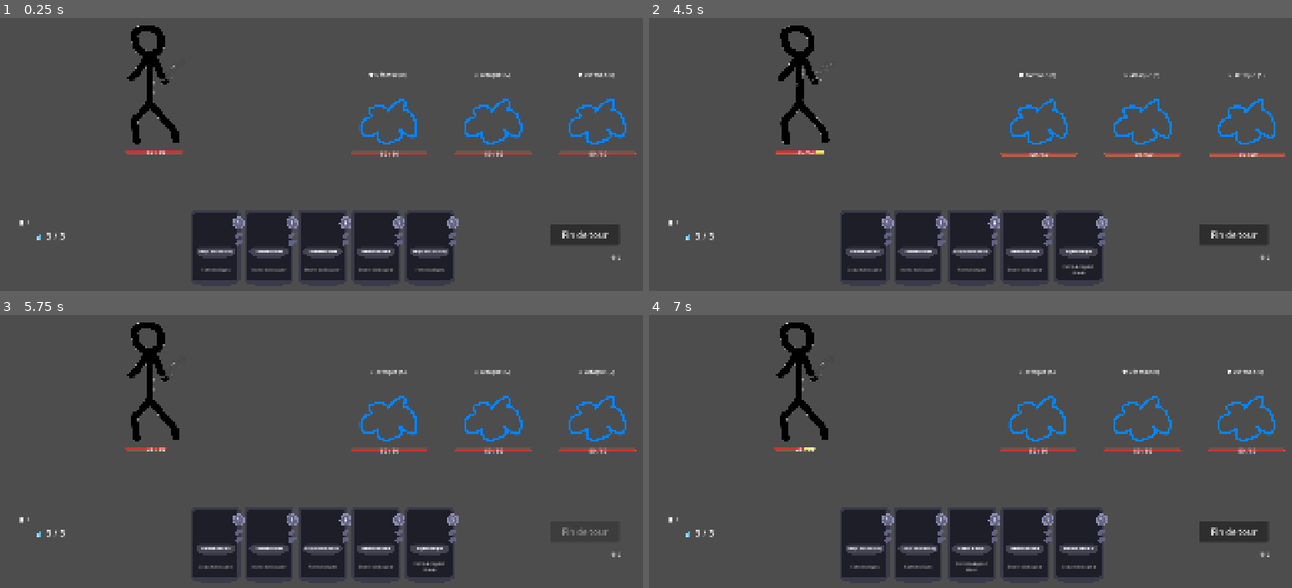
Above: before the commit, frames 1-4 (two rows, left to right).
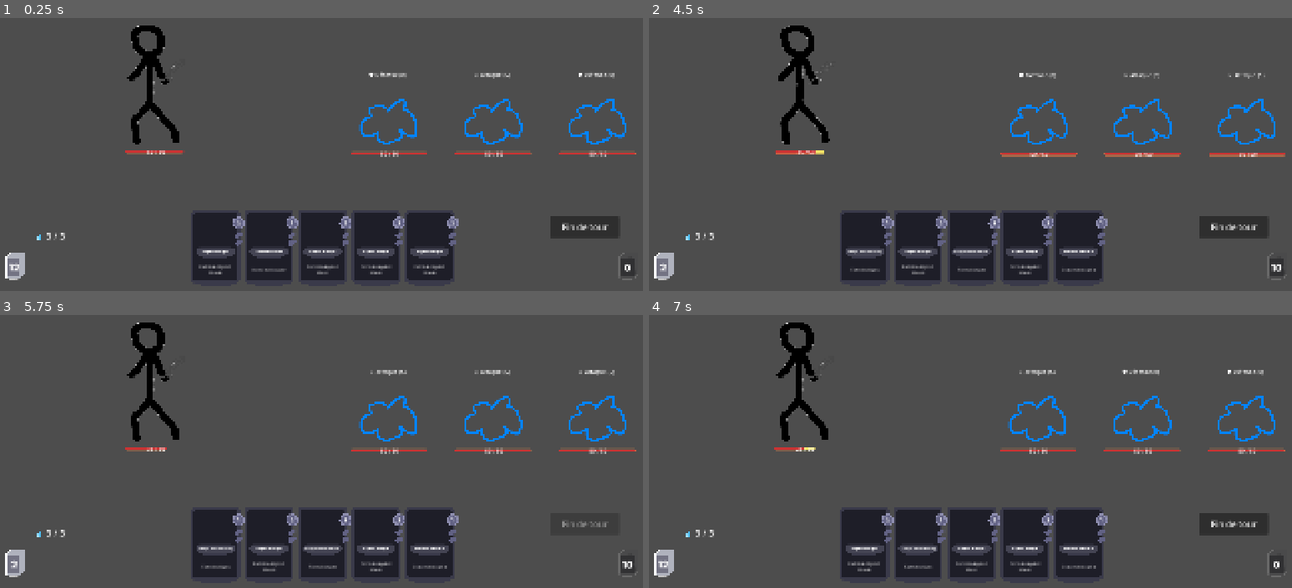
Above: after the commit, the same moments.

Repository: Elehos/jeu_de_bouboules
Game: Godot game, scene res://scenes/combat/combat.tscn
The game is run twice, just before and just after one commit, with the same random seed, the same clock (stepped at 60 frames per second) and the same inputs.
Inputs (mouse positions are in pixels of both pictures, inside the frame that each line leads up to):
- Up to frame 1 (0.25 s): no input
- Up to frame 2 (4.5 s): click "Fin de tour" at 0.5 s; tap Enter at 1.25 s; drag from (803, 78) to (1034, 121) at 1.27 s; drag from (1034, 121) to (803, 78) at 2.02 s; click "Fin de tour" at 2.75 s; move the mouse to (1144, 121) at 3.52 s; click (1144, 121) at 3.67 s; tap Space at 4.25 s; drag from (1246, 121) to (1034, 121) at 4.27 s
- Up to frame 3 (5.75 s): click "Fin de tour" at 5 s
- Up to frame 4 (7 s): tap Enter at 5.75 s; move the mouse to (1169, 465) at 5.77 s; click (1169, 465) at 5.92 s; drag from (771, 353) to (1246, 418) at 6.52 s

The runs differ from the first frame. In frame 1, 1.9% of the frame differs, in the area x 0-99%, y 72-97%; in frame 2, 1.8%; in frame 3, 1.2%; in frame 4, 1.6%.

Commit message:
draw discard icon

Diff:
--- a/project.godot
+++ b/project.godot
@@ -24,6 +24,7 @@
 
 window/size/viewport_width=1920
 window/size/viewport_height=1080
+window/size/mode=2
 window/stretch/mode="canvas_items"
 
 [input]
--- a/scenes/combat/combat.tscn
+++ b/scenes/combat/combat.tscn
@@ -17,6 +17,9 @@
 [ext_resource type="Resource" uid="uid://64tt2oeikj55" path="res://ressoucesCards/superAttackCard.tres" id="10_mrrmw"]
 [ext_resource type="PackedScene" uid="uid://cuugmemifju2l" path="res://scenes/ui/card_list_popup.tscn" id="13_mrrmw"]
 [ext_resource type="Script" uid="uid://bwvt5v7lpu8jv" path="res://script/combat/TargetingArrow.gd" id="14_h2sm1"]
+[ext_resource type="Texture2D" uid="uid://c0b8qfebathc5" path="res://assets/ui/deck.png" id="18_05d77"]
+[ext_resource type="FontFile" uid="uid://j26yeyw80ro7" path="res://assets/fonts/GeneralSans-Bold.otf" id="19_akrri"]
+[ext_resource type="Texture2D" uid="uid://c756ybjboc617" path="res://assets/ui/discard.png" id="20_j11kn"]
 
 [sub_resource type="StyleBoxFlat" id="StyleBoxFlat_mrrmw"]
 bg_color = Color(0.7266102, 0.5801185, 0.1586653, 1)
@@ -28,6 +31,7 @@
 script = ExtResource("1_4voa6")
 enemy_scene = ExtResource("2_gwckk")
 possible_encounters = Array[ExtResource("3_rgm65")]([ExtResource("3_j3cqa"), ExtResource("4_rgm65"), ExtResource("5_05d77")])
+metadata/_edit_horizontal_guides_ = [1022.0]
 
 [node name="WorldRoot" type="Node2D" parent="." unique_id=2091808715]
 
@@ -100,13 +104,13 @@
 grow_vertical = 0
 script = ExtResource("5_4a6i5")
 card_scene = ExtResource("8_gwckk")
-deck_data = Array[ExtResource("7_3dmww")]([ExtResource("6_ij …(110 unchanged characters)… ource("6_ijgaf"), ExtResource("9_gwckk")])
+deck_data = Array[ExtResource("7_3dmww")]([ExtResource("6_ij …(110 unchanged characters)… ource("6_ijgaf"), ExtResource("9_gwckk"), ExtResource("10_mrrmw"), ExtResource("10_mrrmw"), ExtResource("10_mrrmw"), ExtResource("10_mrrmw"), ExtResource("10_mrrmw"), ExtResource("10_mrrmw"), ExtResource("10_mrrmw"), ExtResource("10_mrrmw"), ExtResource("10_mrrmw"), ExtResource("6_ijgaf")])
 
 [node name="EndTurnButton" type="Button" parent="UI" unique_id=273793230]
 offset_left = 1614.0
-offset_top = 862.0
+offset_top = 840.0
 offset_right = 1814.0
-offset_bottom = 922.0
+offset_bottom = 900.0
 theme_override_font_sizes/font_size = 25
 text = "Fin de tour"
 
@@ -137,22 +141,60 @@
 offset_bottom = 50.0
 text = "Recommencer"
 
-[node name="DrawCountLabel" type="Label" parent="UI" unique_id=2085056507]
-offset_left = 85.0
-offset_top = 844.0
-offset_right = 172.0
-offset_bottom = 898.0
-mouse_filter = 0
-
-[node name="DiscardCountLabel" type="Label" parent="UI" unique_id=2023236194]
-offset_left = 1790.0
-offset_top = 945.0
-offset_right = 1874.0
-offset_bottom = 1011.0
-mouse_filter = 0
-
 [node name="CardListPopup" parent="UI" unique_id=577641462 instance=ExtResource("13_mrrmw")]
 metadata/_edit_lock_ = true
 
 [node name="TargetingArrow" type="Node2D" parent="UI" unique_id=1444779721]
 script = ExtResource("14_h2sm1")
+
+[node name="DrawPileIcon" type="Control" parent="UI" unique_id=1892586802]
+layout_mode = 3
+anchors_preset = 0
+offset_left = 47.0
+offset_top = 941.0
+offset_right = 128.0
+offset_bottom = 1034.0
+
+[node name="Icon" type="TextureRect" parent="UI/DrawPileIcon" unique_id=1820839960]
+layout_mode = 0
+offset_right = 244.0
+offset_bottom = 329.0
+scale = Vector2(0.24, 0.24)
+texture = ExtResource("18_05d77")
+
+[node name="DrawCountLabel" type="Label" parent="UI/DrawPileIcon" unique_id=2085056507]
+layout_mode = 0
+offset_left = 7.0
+offset_top = 17.0
+offset_right = 43.0
+offset_bottom = 71.0
+theme_override_fonts/font = ExtResource("19_akrri")
+theme_override_font_sizes/font_size = 30
+horizontal_alignment = 1
+vertical_alignment = 1
+
+[node name="DiscardPileIcon" type="Control" parent="UI" unique_id=484616843]
+layout_mode = 3
+anchors_preset = 0
+offset_left = 1812.0
+offset_top = 940.0
+offset_right = 1881.0
+offset_bottom = 1026.0
+
+[node name="Icon" type="TextureRect" parent="UI/DiscardPileIcon" unique_id=1549924640]
+layout_mode = 0
+offset_right = 244.0
+offset_bottom = 329.0
+scale = Vector2(0.245, 0.245)
+texture = ExtResource("20_j11kn")
+
+[node name="DiscardCountLabel" type="Label" parent="UI/DiscardPileIcon" unique_id=2023236194]
+layout_mode = 0
+offset_left = 5.0
+offset_top = 16.0
+offset_right = 45.0
+offset_bottom = 76.0
+theme_override_fonts/font = ExtResource("19_akrri")
+theme_override_font_sizes/font_size = 30
+horizontal_alignment = 1
+vertical_alignment = 1
--- a/script/combat/CombatManager.gd
+++ b/script/combat/CombatManager.gd
@@ -14,10 +14,12 @@
 @onready var end_screen: Panel = $UI/EndScreen
 @onready var end_label: Label = $UI/EndScreen/EndLabel
 @onready var restart_button: Button = $UI/EndScreen/RestartButton
-@onready var draw_count_label: Label = $UI/DrawCountLabel
-@onready var discard_count_label: Label = $UI/DiscardCountLabel
+@onready var draw_count_label: Label = $UI/DrawPileIcon/DrawCountLabel
+@onready var discard_count_label: Label = $UI/DiscardPileIcon/DiscardCountLabel
 @onready var world_root: Node2D = $WorldRoot
 @onready var card_list_popup: CardListPopup = $UI/CardListPopup
+@onready var draw_pile_icon: Control = $UI/DrawPileIcon
+@onready var discard_pile_icon: Control = $UI/DiscardPileIcon
 
 var combat_over: bool = false
 @onready var enemy_zone_center: Marker2D = $WorldRoot/EnemyZoneCenter
@@ -46,8 +48,8 @@
 	player.died.connect(_on_player_died)
 	restart_button.pressed.connect(_on_restart_pressed)
 	player.damage_taken.connect(_on_damage_taken)
-	draw_count_label.gui_input.connect(_on_draw_pile_input)
-	discard_count_label.gui_input.connect(_on_discard_pile_input)
+	draw_pile_icon.gui_input.connect(_on_draw_pile_input)
+	discard_pile_icon.gui_input.connect(_on_discard_pile_input)
 	start_turn(TurnState.PLAYER_TURN)
 
 
@@ -140,8 +142,8 @@
 	get_tree().reload_current_scene()
 
 func _on_deck_counts_changed(draw_count: int, discard_count: int) -> void:
-	draw_count_label.text = "🂠 " + str(draw_count)
-	discard_count_label.text = "🗑 " + str(discard_count)
+	draw_count_label.text = str(draw_count)
+	discard_count_label.text = str(discard_count)
 
 func _on_damage_taken(amount: int) -> void:
 	shake_screen(amount)
Binary file added: assets/ui/deck.png
Not shown, added: assets/ui/deck.png.import
Binary file added: assets/ui/discard.png
Not shown, added: assets/ui/discard.png.import
Binary file added: assets/ui/mana_count.png
Not shown, added: assets/ui/mana_count.png.import
